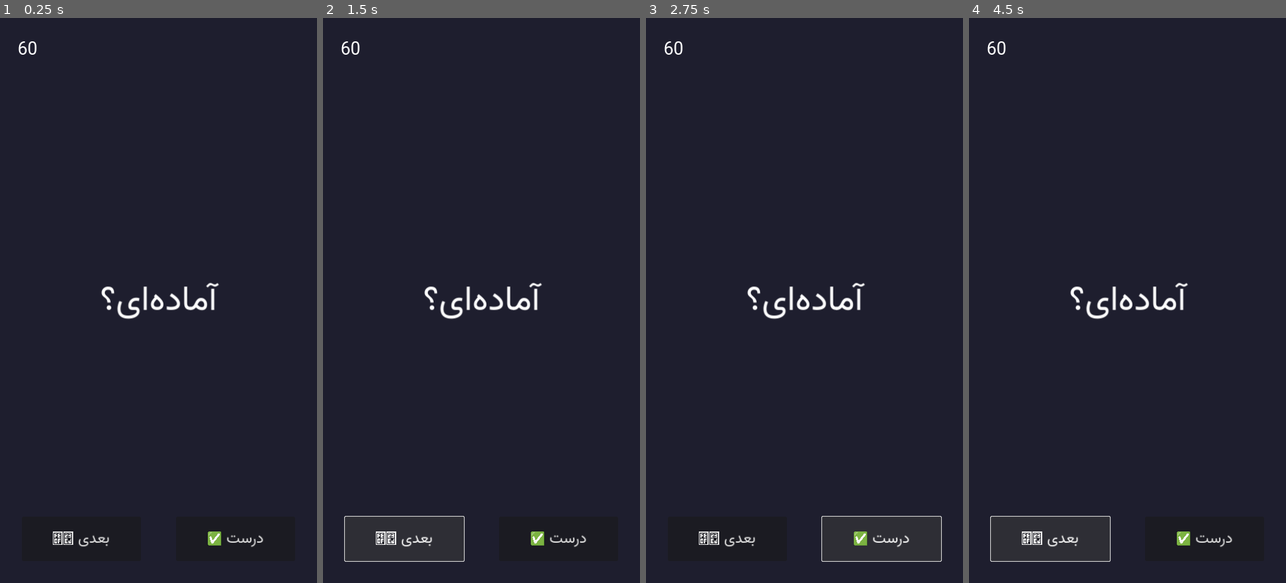
Above: before the commit, frames 1-4 (left to right).
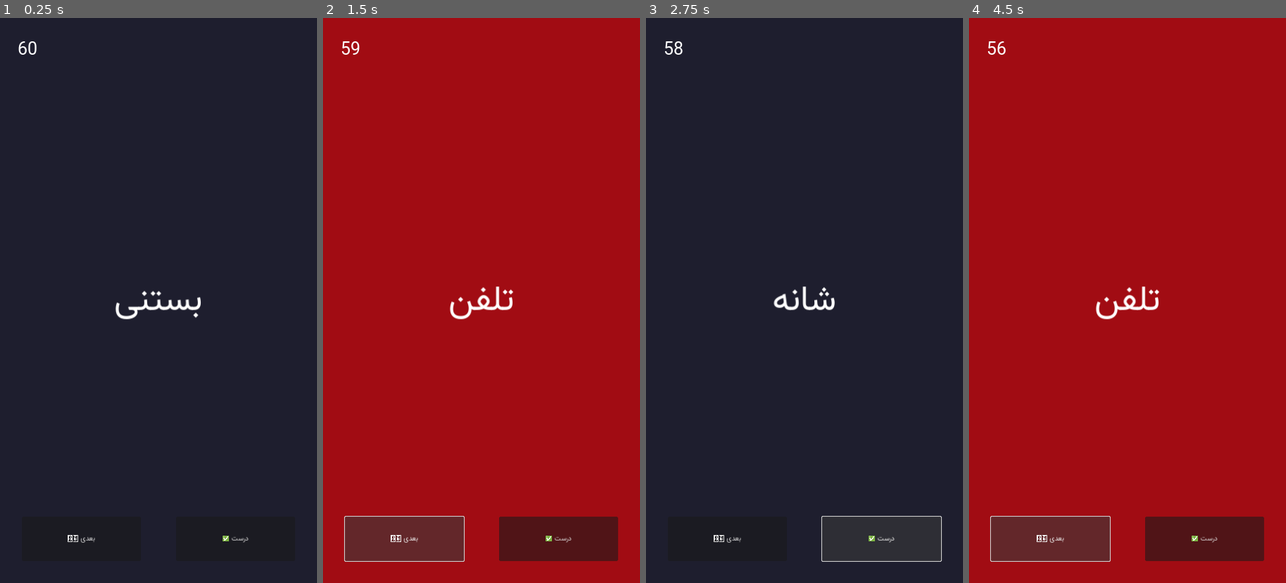
Above: after the commit, the same moments.

Repository: ushjdjsyudjd-rgb/Pantomim
Game: Godot game, scene res://Main.tscn
Two runs of this game, one before a commit and one after it. Both use one fixed random seed, a clock stepped at 60 frames per second and the inputs below.
Inputs:
- Up to frame 1 (0.25 s): no input
- Up to frame 2 (1.5 s): click "درست ✅" at 0.5 s; click "بعدی ⏭️" at 1.25 s
- Up to frame 3 (2.75 s): click "درست ✅" at 2 s
- Up to frame 4 (4.5 s): click "بعدی ⏭️" at 2.75 s; click "درست ✅" at 3.5 s; click "بعدی ⏭️" at 4.25 s

The runs differ from the first frame. In frame 1, 1.1% of the frame differs, in the area x 16-84%, y 46-94%; in frame 2, 100%; in frame 3, 1.2%; in frame 4, 100%, in the area x 0-100%, y 0-100%.

Commit message:
Update Main.tscn

Diff:
--- a/Main.tscn
+++ b/Main.tscn
@@ -1,4 +1,5 @@
 [gd_scene load_steps=2 format=3]
+[ext_resource type="Script" path="res://Main.gd" id="1_script"]
 
 [node name="Main" type="Control"]
 layout_mode = 3
@@ -7,6 +8,7 @@
 anchor_bottom = 1.0
 grow_horizontal = 2
 grow_vertical = 2
+script = ExtResource("1_script")
 
 [node name="Background" type="ColorRect" parent="."]
 layout_mode = 1
@@ -27,13 +29,12 @@
 offset_right = 300.0
 offset_bottom = 100.0
 theme_override_font_sizes/font_size = 80
-text = "آماده‌ای؟"
+text = "شروع"
 horizontal_alignment = 1
 vertical_alignment = 1
-autowrap_mode = 3
 
 [node name="TimerLabel" type="Label" parent="."]
-layout_mode = 1
+layout_mode = 0
 offset_left = 40.0
 offset_top = 40.0
 offset_right = 140.0
@@ -52,7 +53,6 @@
 offset_top = -150.0
 offset_right = -50.0
 offset_bottom = -50.0
-theme_override_font_sizes/font_size = 35
 text = "درست ✅"
 
 [node name="SkipButton" type="Button" parent="."]
@@ -64,5 +64,4 @@
 offset_top = -150.0
 offset_right = 320.0
 offset_bottom = -50.0
-theme_override_font_sizes/font_size = 35
 text = "بعدی ⏭️"
